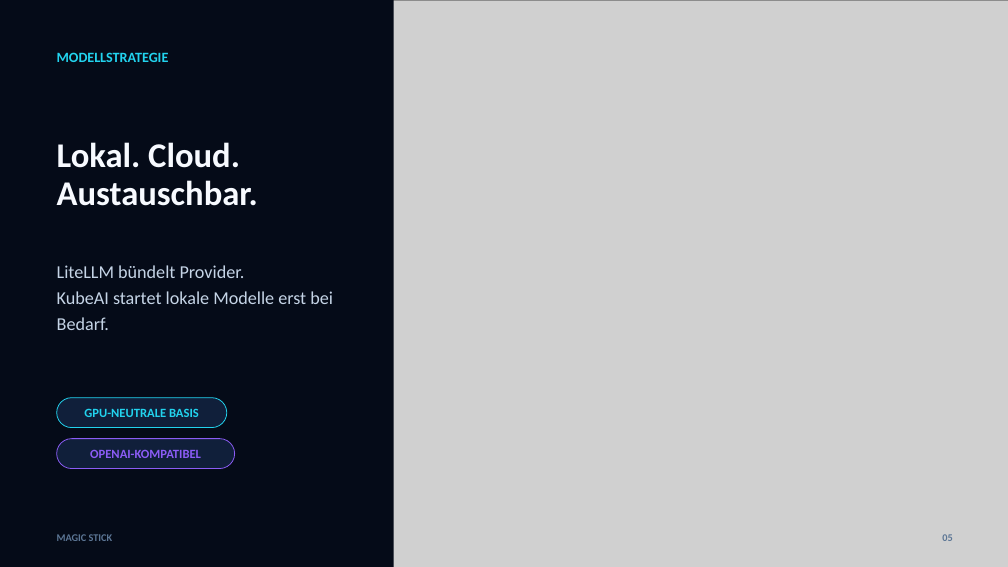
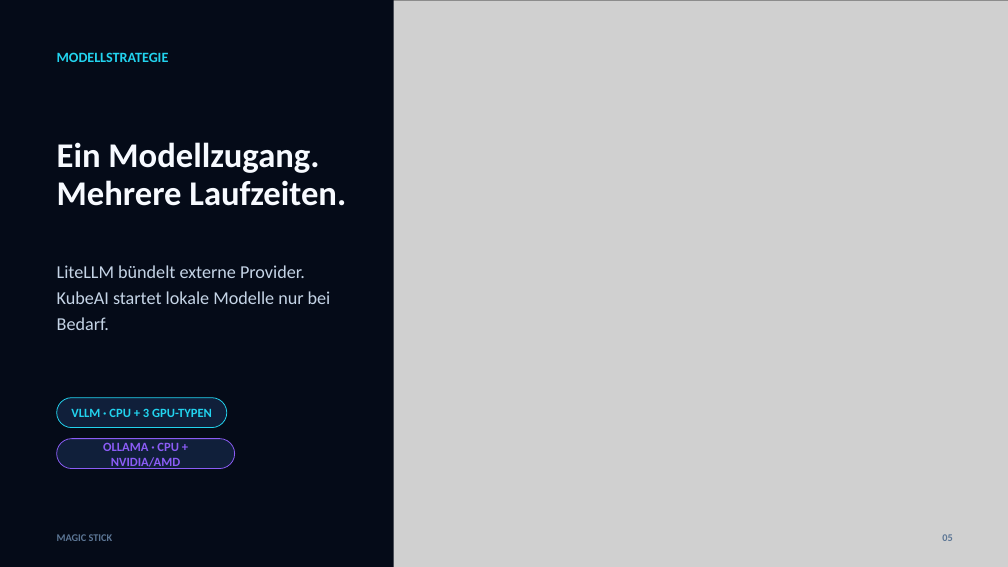
Before and after one commit to QualityMinds/AIppliance-Magic-Stick, a slide deck: slide 5 of docs/sales-deck/Magic-Stick-Salesdeck-Dark-DE.pptx. Drawn at 1008x567 pixels with LibreOffice and Linux fonts; fonts in the diff are those of the drawing; grey boxes stand for pictures. Boxes give left, top, right and bottom in pixels: in the first picture for what was removed or moved away, otherwise in the second. Text is boxed around its words. In the diff, an @@ line names an element or a change of style, - is before the commit and + after.

```diff
--- a/docs/sales-deck/Magic-Stick-Salesdeck-Dark-DE.pptx
+++ b/docs/sales-deck/Magic-Stick-Salesdeck-Dark-DE.pptx
@@ text at box(57, 142, 346, 206): text changed @@
-Lokal. Cloud.
-Austauschbar.
+Ein Modellzugang.
+Mehrere Laufzeiten.
@@ text at box(57, 265, 331, 330): text changed @@
-LiteLLM bündelt Provider.
-KubeAI startet lokale Modelle erst bei Bedarf.
+LiteLLM bündelt externe Provider.
+KubeAI startet lokale Modelle nur bei Bedarf.
@@ text in rounded rectangle at box(71, 408, 212, 417): text changed @@
-GPU-NEUTRALE BASIS
+VLLM · CPU + 3 GPU-TYPEN
@@ text in rounded rectangle at box(103, 442, 180, 469): text changed @@
-OPENAI-KOMPATIBEL
+OLLAMA · CPU + NVIDIA/AMD
```
Also in this commit, not shown: 10 other slides changed, 24 other files.
